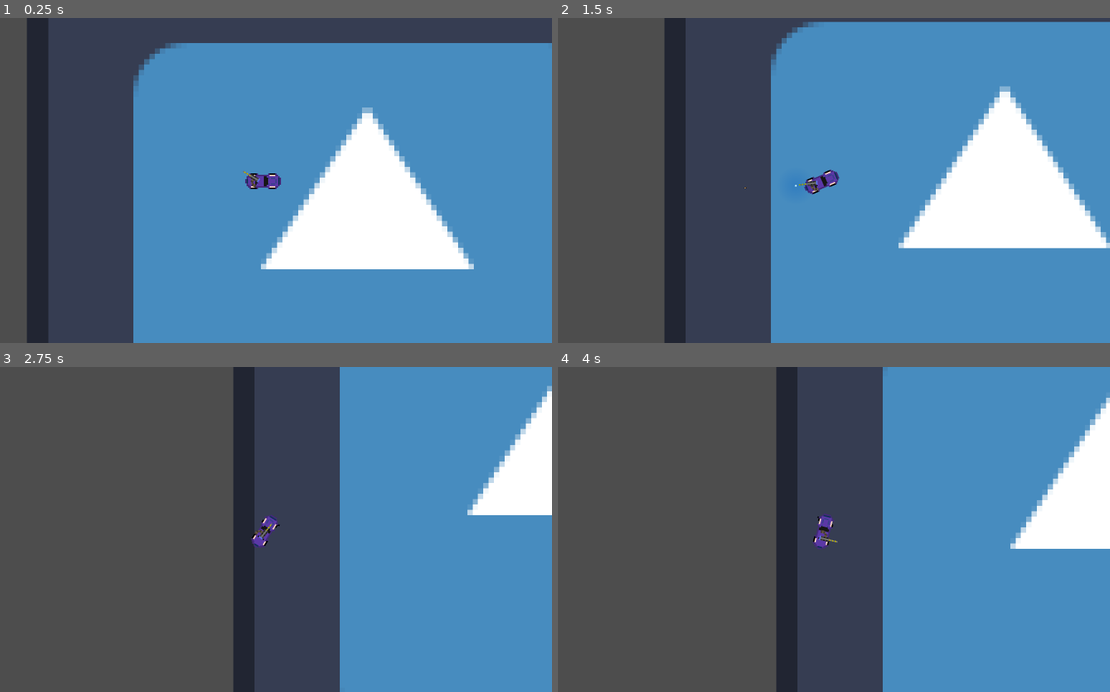
Above: before the commit, frames 1-4 (two rows, left to right).
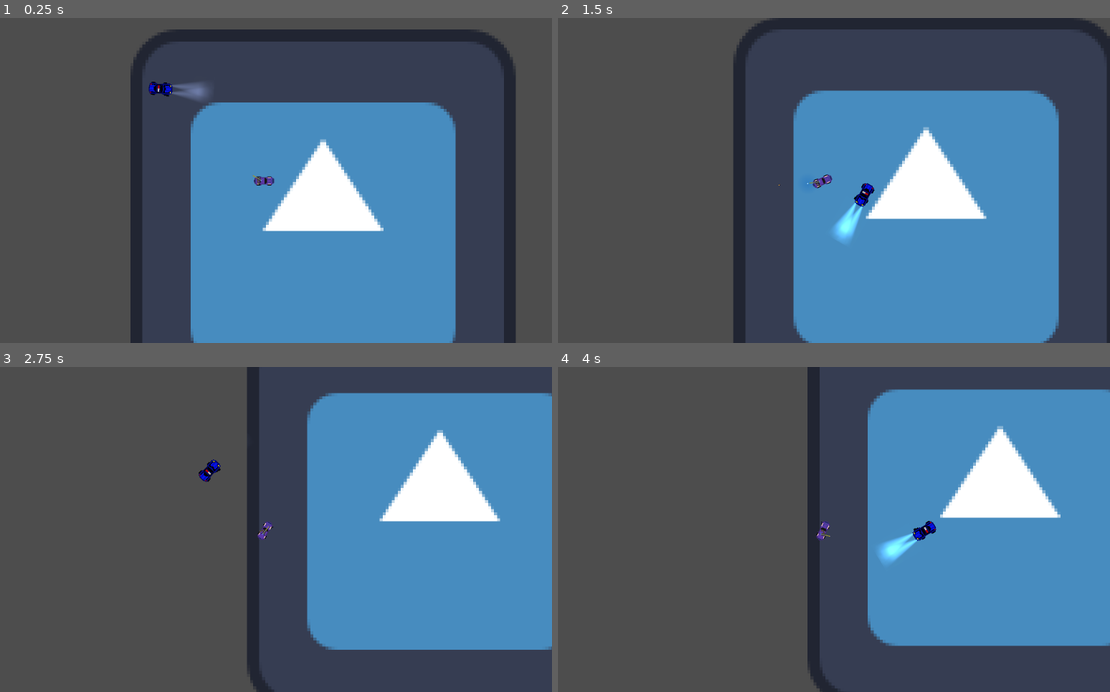
Above: after the commit, the same moments.

Repository: lionidasgerasimatos/Route-E40
Game: Godot game, scene res://Scene/level.tscn
Two runs of this game, one before a commit and one after it. Both use one fixed random seed, a clock stepped at 60 frames per second and the inputs below. Before the commit the project starts from res://Scene/main.tscn. The engine's default icon, where the game draws it, is replaced by a stand-in: a white triangle on a blue panel in a dark square.
Inputs (mouse positions are in pixels of both pictures, inside the frame that each line leads up to):
- Up to frame 1 (0.25 s): no input
- Up to frame 2 (1.5 s): move the mouse to (949, 164) at 0.52 s; hold D (right) 0.53-1.28 s; hold Space (handbreak) 0.53-1.28 s; move the mouse to (707, 196) at 1.27 s; hold S (down) from 1.28 s (still down); click (707, 196) at 1.35 s
- Up to frame 3 (2.75 s): move the mouse to (320, 458) at 2.02 s; release S (down) at 2.03 s; hold D (right) from 2.03 s (still down); hold Space (handbreak) from 2.03 s (still down)
- Up to frame 4 (4 s): move the mouse to (795, 594) at 2.77 s; release D (right) at 2.78 s; release Space (handbreak) at 2.78 s; hold W (up) 2.78-3.53 s; click (795, 594) at 2.85 s; move the mouse to (994, 578) at 3.52 s; hold A (left) from 3.53 s (still down); hold Space (handbreak) from 3.53 s (still down)

The runs differ from the first frame. In frame 1, 51% of the frame differs, in the area x 4-100%, y 0-100%; in frame 2, 41%; in frame 3, 22%; in frame 4, 25%.

Commit message:
Enemy

Diff:
--- /dev/null
+++ b/Scene/alien_one.tscn
@@ -0,0 +1,114 @@
+[gd_scene load_steps=10 format=3 uid="uid://qcucmsij08w2"]
+
+[ext_resource type="Script" uid="uid://cwjfyplhxdykb" path="res://scripts/enemy.gd" id="1_hgo5s"]
+[ext_resource type="Texture2D" uid="uid://crt4lay7oip05" path="res://Assets/policeOne.png" id="2_hgo5s"]
+[ext_resource type="Texture2D" uid="uid://dlbwo5s02wvbr" path="res://Assets/ConeLightCropp.PNG" id="3_vuwf6"]
+
+[sub_resource type="RectangleShape2D" id="RectangleShape2D_hgo5s"]
+size = Vector2(29.7407, 25.9716)
+
+[sub_resource type="Animation" id="Animation_hgo5s"]
+resource_name = "Idle"
+length = 0.1
+loop_mode = 1
+tracks/0/type = "value"
+tracks/0/imported = false
+tracks/0/enabled = true
+tracks/0/path = NodePath("Sprite2D:frame")
+tracks/0/interp = 1
+tracks/0/loop_wrap = true
+tracks/0/keys = {
+"times": PackedFloat32Array(0),
+"transitions": PackedFloat32Array(1),
+"update": 1,
+"values": [0]
+}
+
+[sub_resource type="Animation" id="Animation_vuwf6"]
+length = 0.001
+tracks/0/type = "value"
+tracks/0/imported = false
+tracks/0/enabled = true
+tracks/0/path = NodePath("Sprite2D:frame")
+tracks/0/interp = 1
+tracks/0/loop_wrap = true
+tracks/0/keys = {
+"times": PackedFloat32Array(0),
+"transitions": PackedFloat32Array(1),
+"update": 1,
+"values": [0]
+}
+
+[sub_resource type="Animation" id="Animation_q56ot"]
+resource_name = "left"
+length = 0.1
+loop_mode = 1
+tracks/0/type = "value"
+tracks/0/imported = false
+tracks/0/enabled = true
+tracks/0/path = NodePath("Sprite2D:frame")
+tracks/0/interp = 1
+tracks/0/loop_wrap = true
+tracks/0/keys = {
+"times": PackedFloat32Array(0),
+"transitions": PackedFloat32Array(1),
+"update": 1,
+"values": [2]
+}
+
+[sub_resource type="Animation" id="Animation_sm0xt"]
+resource_name = "right"
+length = 0.1
+loop_mode = 1
+tracks/0/type = "value"
+tracks/0/imported = false
+tracks/0/enabled = true
+tracks/0/path = NodePath("Sprite2D:frame")
+tracks/0/interp = 1
+tracks/0/loop_wrap = true
+tracks/0/keys = {
+"times": PackedFloat32Array(0),
+"transitions": PackedFloat32Array(1),
+"update": 1,
+"values": [1]
+}
+
+[sub_resource type="AnimationLibrary" id="AnimationLibrary_rodrp"]
+_data = {
+&"Idle": SubResource("Animation_hgo5s"),
+&"RESET": SubResource("Animation_vuwf6"),
+&"left": SubResource("Animation_q56ot"),
+&"right": SubResource("Animation_sm0xt")
+}
+
+[node name="Alien one" type="CharacterBody2D"]
+script = ExtResource("1_hgo5s")
+engine_power = 600
+
+[node name="Sprite2D" type="Sprite2D" parent="."]
+rotation = 1.5708
+scale = Vector2(3, 3)
+texture = ExtResource("2_hgo5s")
+hframes = 3
+
+[node name="CollisionShape2D" type="CollisionShape2D" parent="."]
+position = Vector2(-0.5, -0.5)
+scale = Vector2(3.12703, -2.1177)
+shape = SubResource("RectangleShape2D_hgo5s")
+
+[node name="AnimationPlayer" type="AnimationPlayer" parent="."]
+libraries = {
+&"": SubResource("AnimationLibrary_rodrp")
+}
+
+[node name="Headlight" type="PointLight2D" parent="."]
+position = Vector2(114, -12)
+rotation = -1.55334
+scale = Vector2(0.170324, 0.279164)
+texture = ExtResource("3_vuwf6")
+
+[node name="Headlight2" type="PointLight2D" parent="."]
+position = Vector2(114, 13)
+rotation = -1.5708
+scale = Vector2(0.170324, 0.279164)
+texture = ExtResource("3_vuwf6")
--- a/Scene/bullet.tscn
+++ b/Scene/bullet.tscn
@@ -4,13 +4,10 @@
 [ext_resource type="Texture2D" uid="uid://dumijr002k2bj" path="res://Assets/Bullet.png" id="2_k7h5k"]
 
 [sub_resource type="CircleShape2D" id="CircleShape2D_7p4ci"]
-radius = 3.0
+radius = 5.0
 
 [sub_resource type="Animation" id="Animation_k7h5k"]
 resource_name = "Deal Damage"
-
-[sub_resource type="Animation" id="Animation_jm66p"]
-length = 0.001
 
 [sub_resource type="Animation" id="Animation_sj187"]
 resource_name = "Hit"
@@ -47,6 +44,9 @@
 }]
 }
 
+[sub_resource type="Animation" id="Animation_jm66p"]
+length = 0.001
+
 [sub_resource type="AnimationLibrary" id="AnimationLibrary_sj187"]
 _data = {
 &"Deal Damage": SubResource("Animation_k7h5k"),
@@ -60,7 +60,7 @@
 
 [node name="Sprite2D" type="Sprite2D" parent="."]
 rotation = 1.56712
-scale = Vector2(0.327395, 0.327395)
+scale = Vector2(0.467, 0.467)
 texture = ExtResource("2_k7h5k")
 
 [node name="CollisionShape2D" type="CollisionShape2D" parent="."]
--- a/Scene/car.tscn
+++ b/Scene/car.tscn
@@ -74,6 +74,7 @@
 
 [node name="CAR" type="CharacterBody2D"]
 script = ExtResource("1_d7vpe")
+engine_power = 550
 
 [node name="Sprite2D" type="Sprite2D" parent="."]
 rotation = 1.57002
@@ -82,7 +83,7 @@
 hframes = 3
 
 [node name="Camera2D" type="Camera2D" parent="."]
-zoom = Vector2(0.53, 0.53)
+zoom = Vector2(0.3, 0.3)
 
 [node name="CarAnimation" type="AnimationPlayer" parent="."]
 libraries = {
--- /dev/null
+++ b/Scene/level.tscn
@@ -0,0 +1,23 @@
+[gd_scene load_steps=4 format=3 uid="uid://cximqwr8w34ax"]
+
+[ext_resource type="PackedScene" uid="uid://btfcoi2qdaix4" path="res://Scene/car.tscn" id="2_r34rm"]
+[ext_resource type="Texture2D" uid="uid://bqwm50awk8el4" path="res://icon.svg" id="2_sblpm"]
+[ext_resource type="PackedScene" uid="uid://qcucmsij08w2" path="res://Scene/alien_one.tscn" id="3_r34rm"]
+
+[node name="LEVEL" type="Node2D"]
+
+[node name="TextureRect" type="TextureRect" parent="."]
+offset_left = 304.0
+offset_top = -87.0
+offset_right = 432.0
+offset_bottom = 41.0
+scale = Vector2(11.0988, 11.271)
+texture = ExtResource("2_sblpm")
+
+[node name="EnemyHandler" type="Node2D" parent="."]
+
+[node name="Alien one" parent="EnemyHandler" instance=ExtResource("3_r34rm")]
+position = Vector2(397, 132)
+
+[node name="CAR" parent="." instance=ExtResource("2_r34rm")]
+position = Vector2(801, 471)
--- a/Scene/main.tscn
+++ /dev/null
@@ -1,26 +0,0 @@
-[gd_scene load_steps=3 format=3 uid="uid://cximqwr8w34ax"]
-
-[ext_resource type="PackedScene" uid="uid://btfcoi2qdaix4" path="res://Scene/car.tscn" id="2_r34rm"]
-[ext_resource type="Texture2D" uid="uid://bqwm50awk8el4" path="res://icon.svg" id="2_sblpm"]
-
-[node name="MAIN" type="Node2D"]
-
-[node name="TextureRect" type="TextureRect" parent="."]
-offset_left = 304.0
-offset_top = -87.0
-offset_right = 432.0
-offset_bottom = 41.0
-scale = Vector2(11.0988, 11.271)
-texture = ExtResource("2_sblpm")
-
-[node name="CAR" parent="." instance=ExtResource("2_r34rm")]
-position = Vector2(801, 471)
-
-[node name="Bound" type="StaticBody2D" parent="."]
-position = Vector2(1287, 452)
-
-[node name="CollisionPolygon2D" type="CollisionPolygon2D" parent="Bound"]
-light_mask = 3
-visibility_layer = 3
-scale = Vector2(0.45714, 0.894188)
-polygon = PackedVector2Array(-1968.76, -586.006, -1176.88, -601.663, 284.376, -586.006, 815.942, -592.716, 903.442, -327.672, 964.693, 166.632, 977.818, 489.83, 934.068, 849.933, 533.753, 955.056, -65.6255, 987.488, -1288.44, 970.713, -2154.7, 901.376, -2224.7, 405.955, -2080.32, -91.7033, -2086.89, -541.273, -2030.01, -627.385, -2174.39, -617.32, -2268.45, -200.182, -2342.83, 868.945, -2318.76, 1034.46, 1214.07, 1051.23, 1028.13, -639.686, -1968.76, -662.053, -1949.07, -627.385, -2008.14, -584.888, -2062.82, -556.93, -2027.82, -608.373, -2030.01, -627.385)
--- /dev/null
+++ b/scripts/enemy.gd
@@ -0,0 +1,99 @@
+# EnemyCar.gd
+extends CharacterBody2D
+## --- TUNABLES --------------------------------------------------------------
+@export var target_path     : NodePath = "../../CAR"   # path to the player car
+@export var desired_distance: float    = 60            # stop pushing when this close
+
+@export var steering_angle  = 20      # °  max wheel angle (same as player)
+@export var engine_power    = 700     #     forward thrust
+@export var friction        = -55
+@export var drag            = -0.06
+@export var braking         = -450
+@export var max_speed_reverse = 250
+@export var slip_speed        = 600
+@export var traction_fast     = 4.5
+@export var traction_slow     = 10
+var  wheel_base        = 100           # px between axles
+
+
+@onready var player   : CharacterBody2D = get_node(target_path)
+@onready var car_an :=$AnimationPlayer
+
+var acceleration   : Vector2 = Vector2.ZERO
+var steer_direction: float   = 0.0
+
+
+func _physics_process(delta: float) -> void:
+	# 1) high-level “AI input”
+	get_ai_input(delta)
+
+	# 2) car physics (identical to player script)
+	calculate_steering(delta)
+	velocity += acceleration * delta
+	apply_friction(delta)
+	move_and_slide()
+
+
+# ---------------------------------------------------------------------------
+# AI “input”  – decides steering & throttle so the car hunts the player
+# ---------------------------------------------------------------------------
+func get_ai_input(delta: float) -> void:
+	var to_player   = player.global_position - global_position
+	var distance    = to_player.length()
+	var target_dir  = to_player.normalized()
+
+	# STEERING
+	# angle we need to turn (-π … π)
+	var angle_diff = wrapf(target_dir.angle() - rotation, -PI, PI)
+	# translate to the same -1 … 1 input range the player’s turn axis uses
+	var turn_input = clamp(angle_diff / deg_to_rad(steering_angle), -1.0, 1.0)
+	steer_direction = turn_input * deg_to_rad(steering_angle)
+
+	#print(steer_direction)
+
+	# THROTTLE / BRAKE
+	acceleration = Vector2.ZERO
+	# Far away → accelerate forward
+	if distance > desired_distance:
+		acceleration = transform.x * engine_power
+	# Close & still moving fast toward player → brake
+	elif velocity.length() > 50:
+		acceleration = transform.x * braking
+
+	# ANIMATION
+	if steer_direction > 0.1:
+		car_an.play("right")
+	elif steer_direction < -0.1:
+		car_an.play("left")
+	else:
+		car_an.play("Idle")
+
+
+# ---------------------------------------------------------------------------
+#  The helper functions below are copied 1-for-1 from the player script
+# ---------------------------------------------------------------------------
+func apply_friction(delta: float) -> void:
+	if acceleration == Vector2.ZERO and velocity.length() < 50:
+		velocity = Vector2.ZERO
+	var friction_force = velocity * friction * delta
+	var drag_force     = velocity * velocity.length() * drag * delta
+	acceleration += drag_force + friction_force
+
+
+func calculate_steering(delta: float) -> void:
+	var rear_wheel  = global_position - transform.x * wheel_base / 2.0
+	var front_wheel = global_position + transform.x * wheel_base / 2.0
+	rear_wheel  += velocity * delta
+	front_wheel += velocity.rotated(steer_direction) * delta
+
+	var new_heading = rear_wheel.direction_to(front_wheel)
+	var traction = traction_fast if velocity.length() > slip_speed else traction_slow
+
+
+	var d = new_heading.dot(velocity.normalized())
+	if d > 0:
+		velocity = lerp(velocity, new_heading * velocity.length(), traction * delta)
+	elif d < 0:
+		velocity = -new_heading * min(velocity.length(), max_speed_reverse)
+
+	rotation = new_heading.angle()
--- /dev/null
+++ b/scripts/enemy_movement.gd
@@ -0,0 +1,17 @@
+extends CharacterBody2D
+
+@export var speed = 400
+
+var player_pos
+var target_pos
+@onready var player = get_parent().get_parent().get_node("CAR")
+
+func _ready() -> void:
+	pass
+
+func _process(delta: float) -> void:
+	player_pos = player.position
+	target_pos = (player_pos - position).normalized()
+
+	if position.distance_to(player_pos) > 3 :
+		position+=target_pos * speed * delta
Binary file added: Assets/ConeLight.png
Binary file added: Assets/ConeLightCropp.PNG
Binary file added: Assets/policeOne.png
Not shown, added: scripts/enemy.gd.uid
Not shown, added: scripts/enemy_movement.gd.uid
